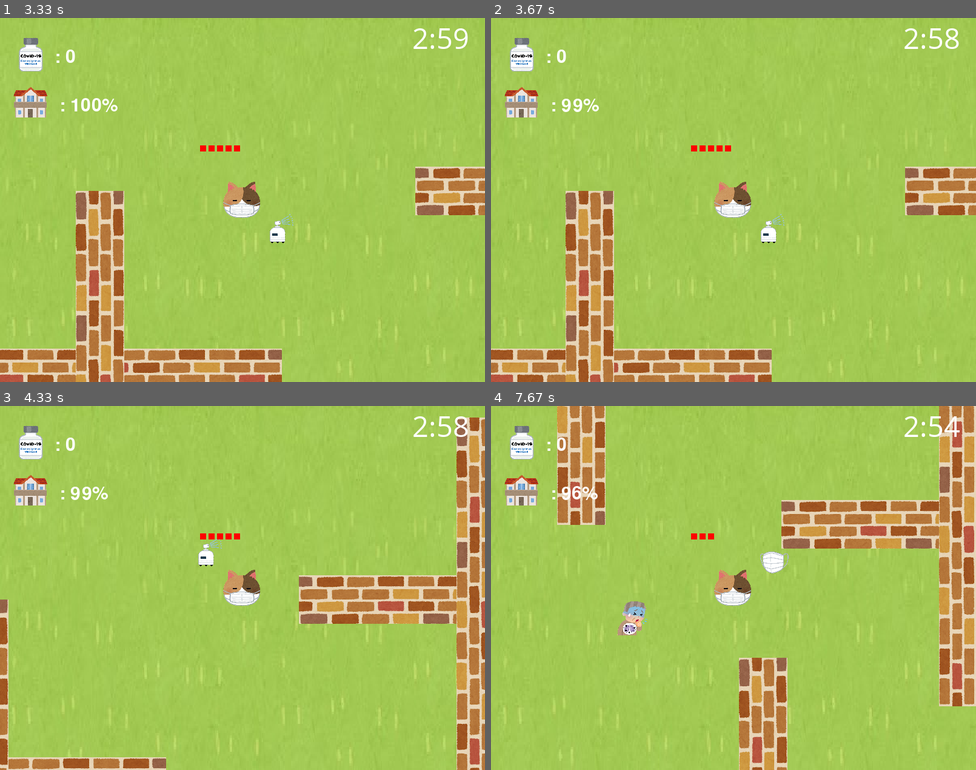
Above: before the commit, frames 1-4 (two rows, left to right).
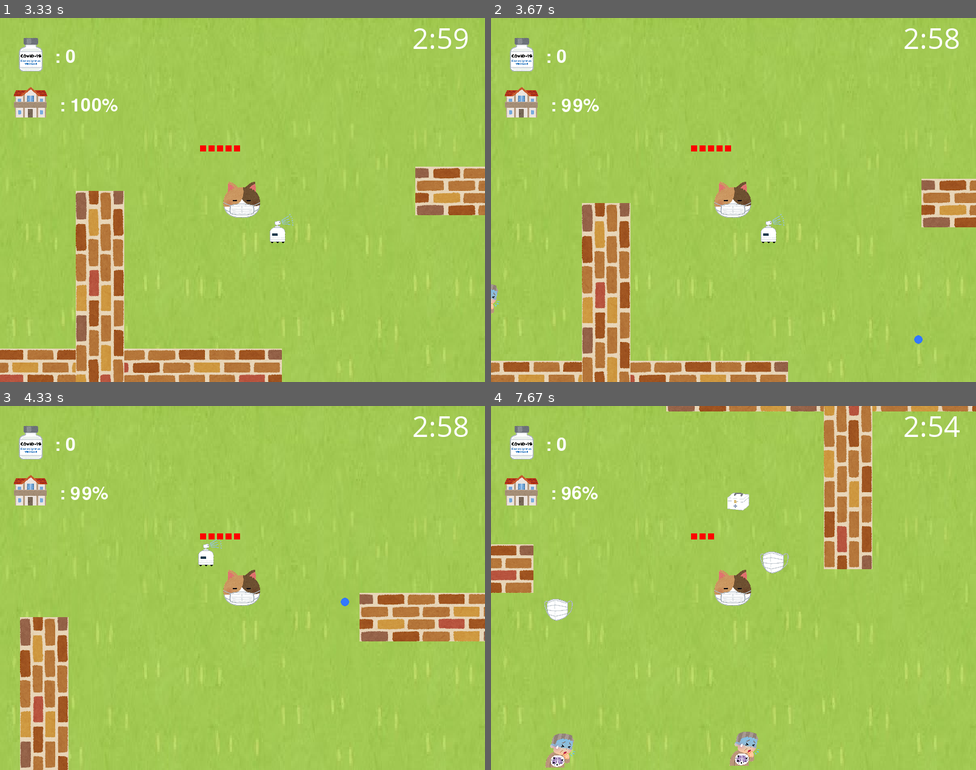
Above: after the commit, the same moments.

Repository: leo271828/PyGame_7-1_VaccineGame
Game: pygame game, started from main.py
The game is run twice, just before and just after one commit, with the same random seed, the same clock (stepped at 60 frames per second) and the same inputs.
Inputs (mouse positions are in pixels of both pictures, inside the frame that each line leads up to):
- Up to frame 1 (3.33 s): tap Enter at 0.33, 2.07 s; tap Keypad Enter at 0.67, 2.6 s; move the mouse to (426, 338) at 3.3 s
- Up to frame 2 (3.67 s): click (917, 338) at 3.35 s; hold D from 3.63 s (still down)
- Up to frame 3 (4.33 s): tap F at 3.7, 4, 4.2 s; click (368, 646) at 3.72 s; release D at 4.1 s; hold W from 4.13 s (still down); click (174, 511) at 4.22 s
- Up to frame 4 (7.67 s): release W at 4.43 s; hold D 4.47-4.93 s; tap F at 4.53, 4.83, 5.03, 5.33, 5.6, 5.93, 6.23, 6.37, 6.77, 7.07, 7.43 s; click (830, 558) at 4.55 s; hold A 4.97-5.5 s; click (859, 555) at 5.05 s; hold S 5.53-5.83 s; click (903, 682) at 5.62 s; hold A 5.87-6.27 s; click (549, 507) at 5.95 s; hold W 6.3-6.67 s; click (908, 558) at 6.38 s; hold D 6.7-7.33 s; click (578, 624) at 6.78 s; hold S from 7.37 s (still down); click (835, 522) at 7.45 s

Frame 1 is identical in both runs. In frame 2, 11% of the frame differs, in the area x 0-100%, y 40-100%; in frame 3, 16%; in frame 4, 23%, in the area x 0-100%, y 0-100%.

Commit message:
Update main.py

Diff:
--- a/main.py
+++ b/main.py
@@ -161,6 +161,10 @@
             for event in pygame.event.get():
                 if event.type == pygame.QUIT:
                     self.done = True
+                # 按下滑鼠攻擊
+                if event.type == pygame.MOUSEBUTTONDOWN:
+                    self.player.shut()
+
             # 判定存活與否，欸乾這裡幹嘛分成三個狀況? 不就死或沒死嗎?
 
             if play == 0:
